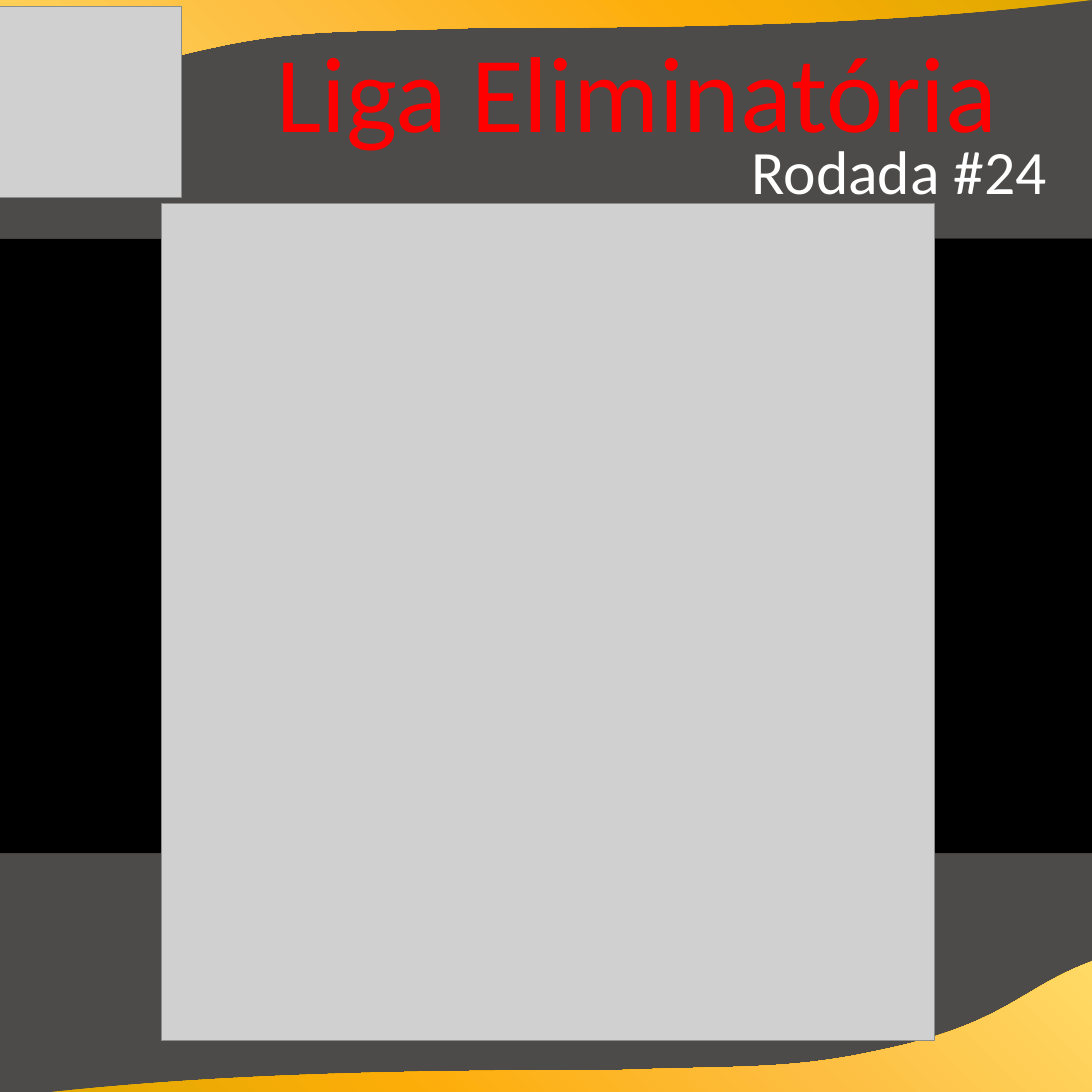
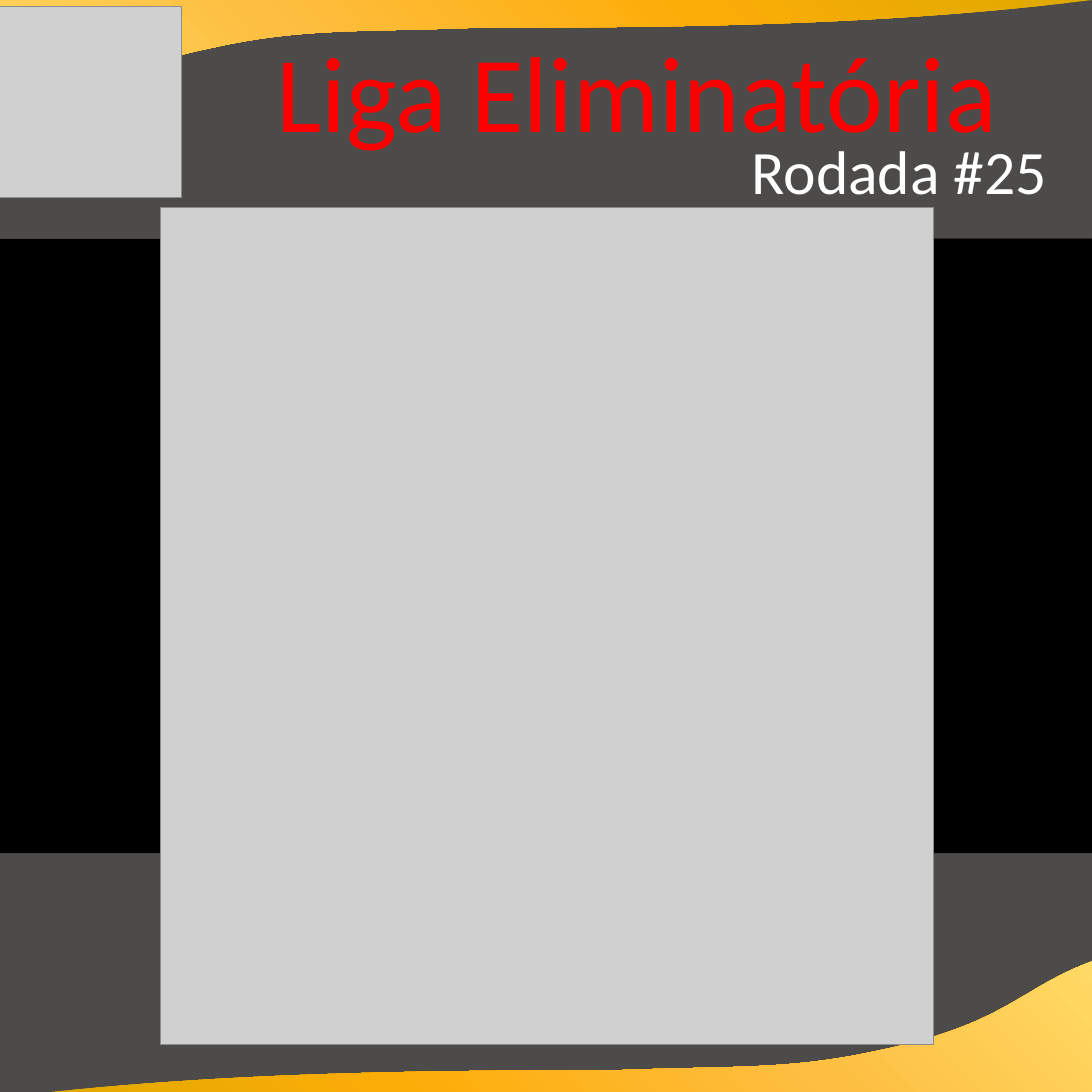
Before and after one commit to cknakayama/automacao_ligaroletarussa2021, a slide deck: slide 9 of Informativos.pptx. Drawn at 1092x1092 pixels with LibreOffice and Linux fonts; fonts in the diff are those of the drawing; grey boxes stand for pictures; background and template pictures are left out. Boxes give left, top, right and bottom in pixels: in the first picture for what was removed or moved away, otherwise in the second. Text is boxed around its words. In the diff, an @@ line names an element or a change of style, - is before the commit and + after.

Commit message:
rodada25

```diff
--- a/Informativos.pptx
+++ b/Informativos.pptx
@@ text at [751, 151, 1047, 209]: text changed @@
-Rodada #24
+Rodada #25
@@ picture: place and size @@
-picture at [161, 203, 934, 1041]
+picture at [160, 208, 933, 1046]
```
Also in this commit, not shown: 3 other slides changed, 4 other files.
